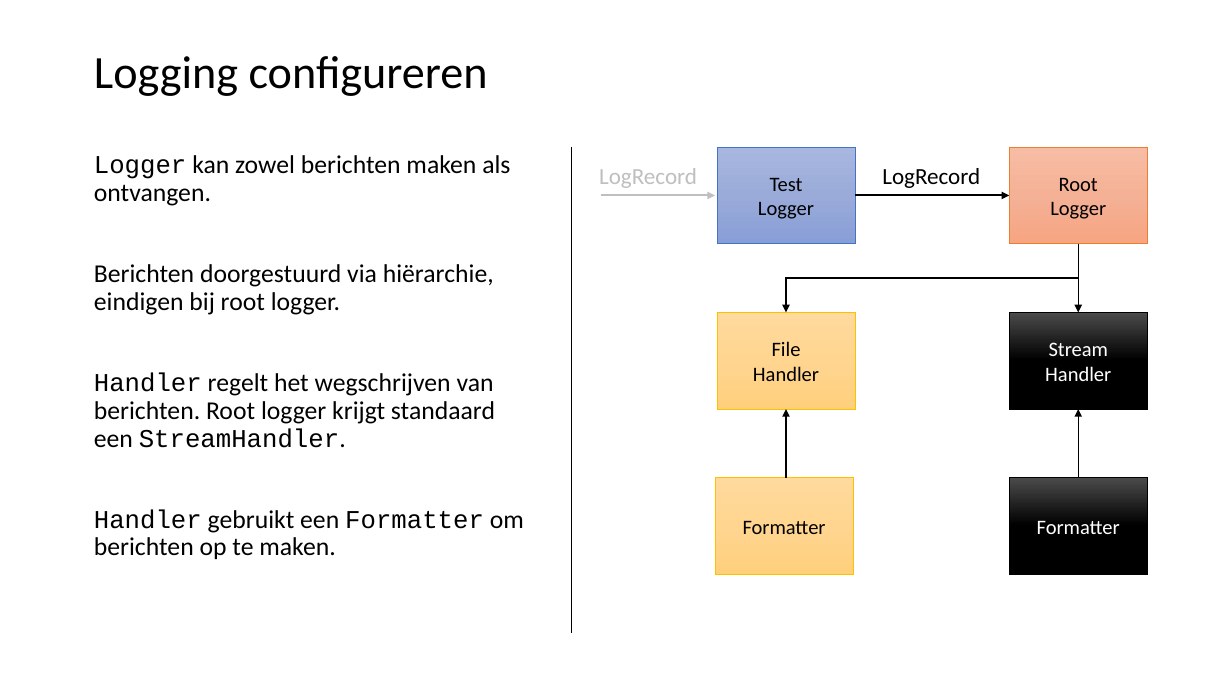
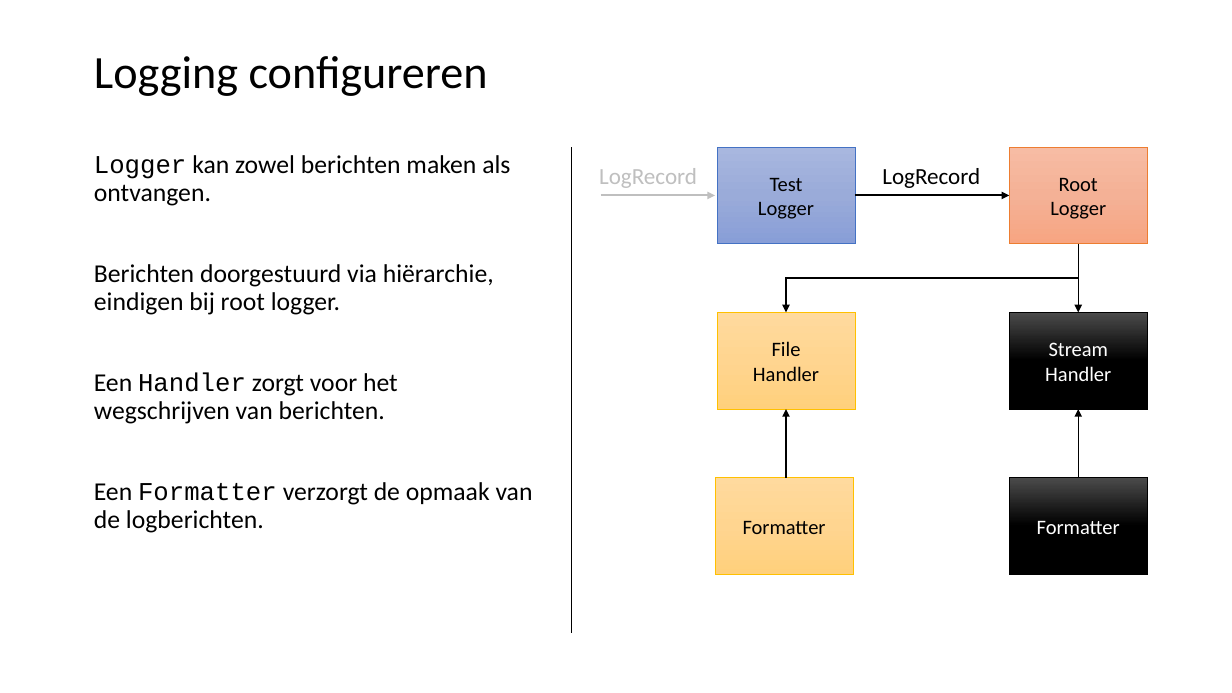
Before and after one commit to LFKoning/knowledge-sharing, a slide deck: slide 34 of python_course/2_production_code/python_cursus_2.pptx (slide 33 before the commit). Drawn at 1232x693 pixels with LibreOffice and Linux fonts; fonts in the diff are those of the drawing. Boxes give left, top, right and bottom in pixels: in the first picture for what was removed or moved away, otherwise in the second. Text is boxed around its words. In the diff, an @@ line names an element or a change of style, - is before the commit and + after.

```diff
--- a/python_course/2_production_code/python_cursus_2.pptx
+++ b/python_course/2_production_code/python_cursus_2.pptx
@@ text at (x1=94, y1=372, x2=533, y2=533): text changed @@
-Handler regelt het wegschrijven van berichten. Root logger krijgt standaard een StreamHandler.
-Handler gebruikt een Formatter om berichten op te maken.
+Een Handler zorgt voor het wegschrijven van berichten.
+Een Formatter verzorgt de opmaak van de logberichten.
```
Also in this commit, not shown: 15 other slides changed, 1 slide added, 3 other files.
